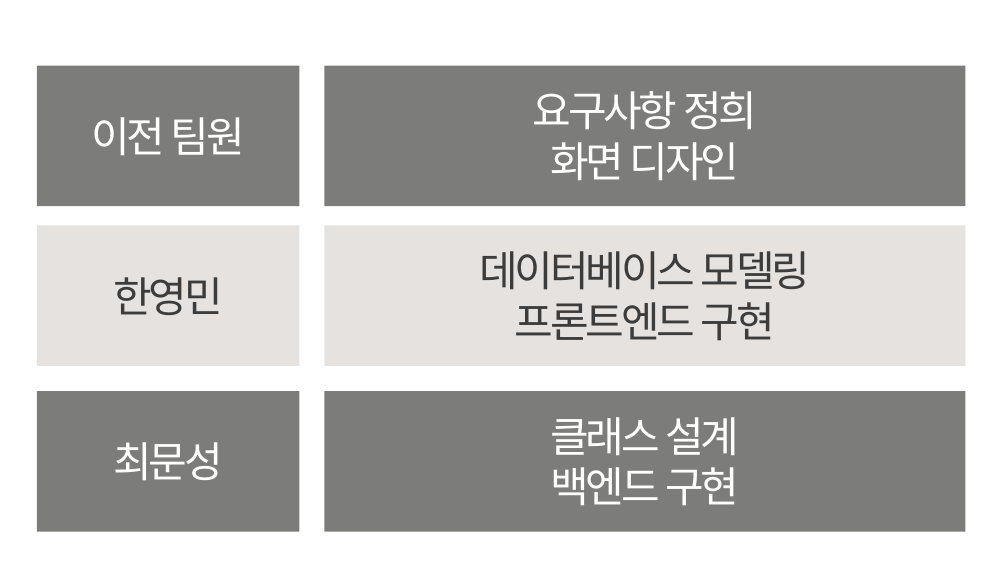
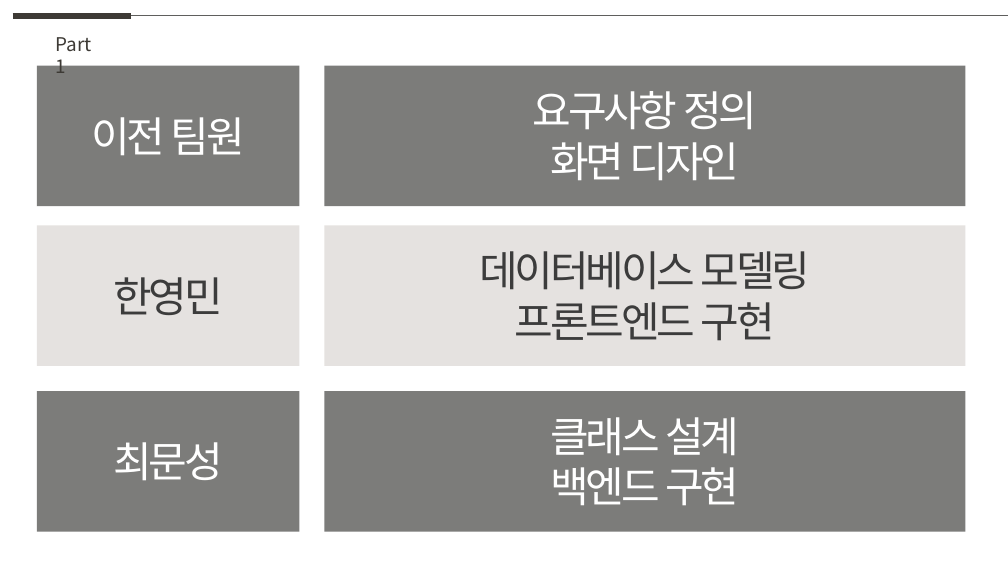
Before and after one commit to ostrichick/MaruProject, a slide deck: slide 5 of 20220929_teamA.pptx (slide 3 before the commit). Drawn at 1008x567 pixels with LibreOffice and Linux fonts; fonts in the diff are those of the drawing. Boxes give left, top, right and bottom in pixels: in the first picture for what was removed or moved away, otherwise in the second. Text is boxed around its words. In the diff, an @@ line names an element or a change of style, - is before the commit and + after.

```diff
--- a/20220929_teamA.pptx
+++ b/20220929_teamA.pptx
@@ line added from (13, 16) to (132, 16), #3D3A35 6 pt @@
@@ line added from (132, 16) to (1008, 16), #5F5F5D 0.5 pt @@
@@ text added at (56, 37, 92, 73), 18 pt, text #3D3A35 @@
+Part 1
@@ text at (533, 91, 757, 130): text changed @@
-요구사항 정희
+요구사항 정의
```
Also in this commit, not shown: 1 other slide changed, 3 slides added, 2 slides removed, 4 other files.
